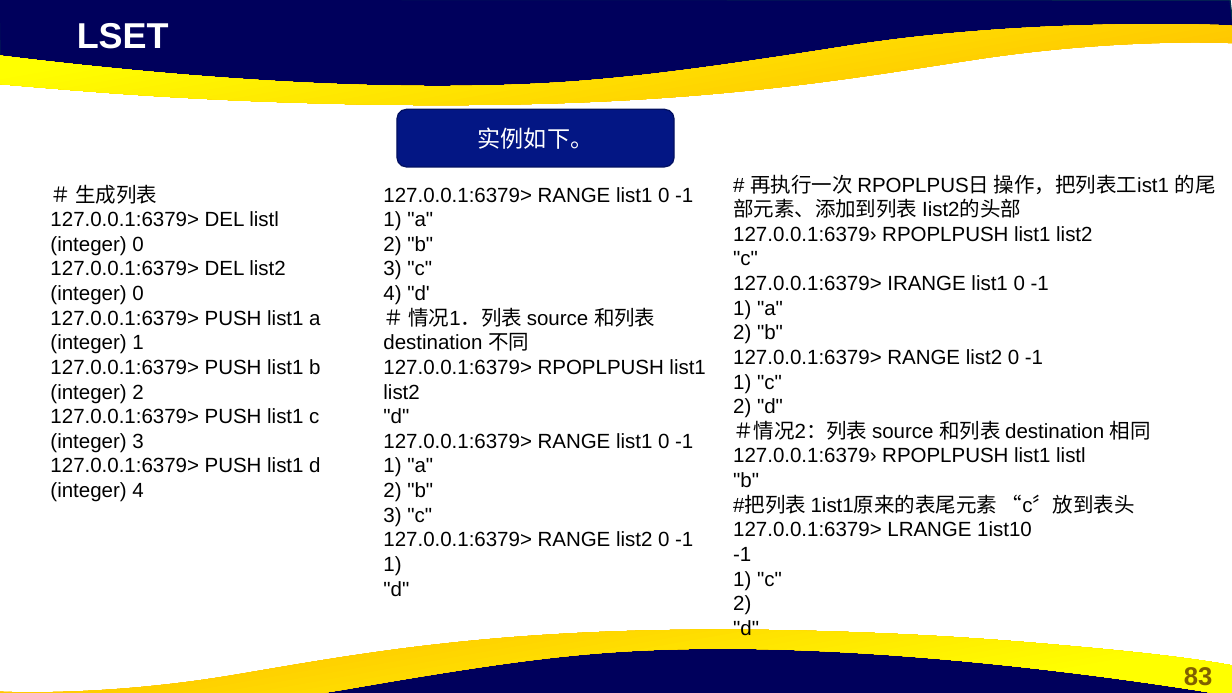
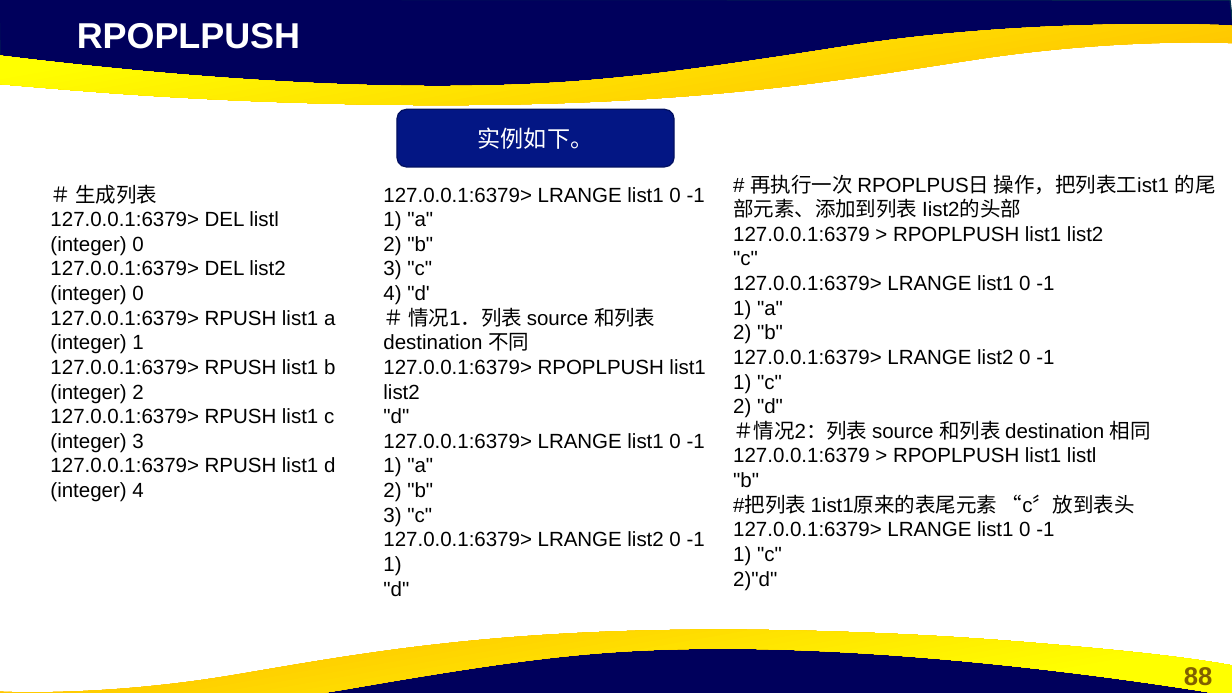
Before and after one commit to cxinping/Redis, a slide deck: slide 88 of ppt/第2章 Redis常用数据类型及命令.pptx (slide 83 before the commit). Drawn at 1232x693 pixels with LibreOffice and Linux fonts; fonts in the diff are those of the drawing; background and template pictures are left out. Boxes give left, top, right and bottom in pixels: in the first picture for what was removed or moved away, otherwise in the second. Text is boxed around its words. In the diff, an @@ line names an element or a change of style, - is before the commit and + after.

```diff
--- a/ppt/第2章 Redis常用数据类型及命令.pptx
+++ b/ppt/第2章 Redis常用数据类型及命令.pptx
@@ text at <box>77,23,300,49</box>: text changed @@
-LSET
+RPOPLPUSH
@@ text at <box>383,187,705,203</box>: text changed @@
-127.0.0.1:6379> RANGE list1 0 -1
+127.0.0.1:6379> LRANGE list1 0 -1
@@ text at <box>733,226,1103,242</box>: text changed @@
-127.0.0.1:6379› RPOPLPUSH list1 list2
+127.0.0.1:6379 > RPOPLPUSH list1 list2
@@ text at <box>733,275,1054,291</box>: text changed @@
-127.0.0.1:6379> IRANGE list1 0 -1
+127.0.0.1:6379> LRANGE list1 0 -1
@@ text at <box>50,310,335,326</box>: text changed @@
-127.0.0.1:6379> PUSH list1 a
+127.0.0.1:6379> RPUSH list1 a
@@ text at <box>50,359,335,375</box>: text changed @@
-127.0.0.1:6379> PUSH list1 b
+127.0.0.1:6379> RPUSH list1 b
@@ text at <box>733,349,1054,365</box>: text changed @@
-127.0.0.1:6379> RANGE list2 0 -1
+127.0.0.1:6379> LRANGE list2 0 -1
@@ text at <box>50,408,334,424</box>: text changed @@
-127.0.0.1:6379> PUSH list1 c
+127.0.0.1:6379> RPUSH list1 c
@@ text at <box>383,433,705,449</box>: text changed @@
-127.0.0.1:6379> RANGE list1 0 -1
+127.0.0.1:6379> LRANGE list1 0 -1
@@ text at <box>733,447,1097,463</box>: text changed @@
-127.0.0.1:6379› RPOPLPUSH list1 listl
+127.0.0.1:6379 > RPOPLPUSH list1 listl
@@ text at <box>50,457,335,473</box>: text changed @@
-127.0.0.1:6379> PUSH list1 d
+127.0.0.1:6379> RPUSH list1 d
@@ text at <box>383,531,705,547</box>: text changed @@
-127.0.0.1:6379> RANGE list2 0 -1
+127.0.0.1:6379> LRANGE list2 0 -1
@@ text at <box>733,521,1054,537</box>: text changed @@
-127.0.0.1:6379> LRANGE 1ist10
--1
+127.0.0.1:6379> LRANGE list1 0 -1
@@ text at <box>733,571,777,590</box>: text changed @@
-2)
-"d"
+2)"d"
@@ page number at <box>1184,667,1213,691</box>: text changed @@
-83
+88
```
Also in this commit, not shown: 68 other slides changed, 4 slides added, 1 slide removed.
